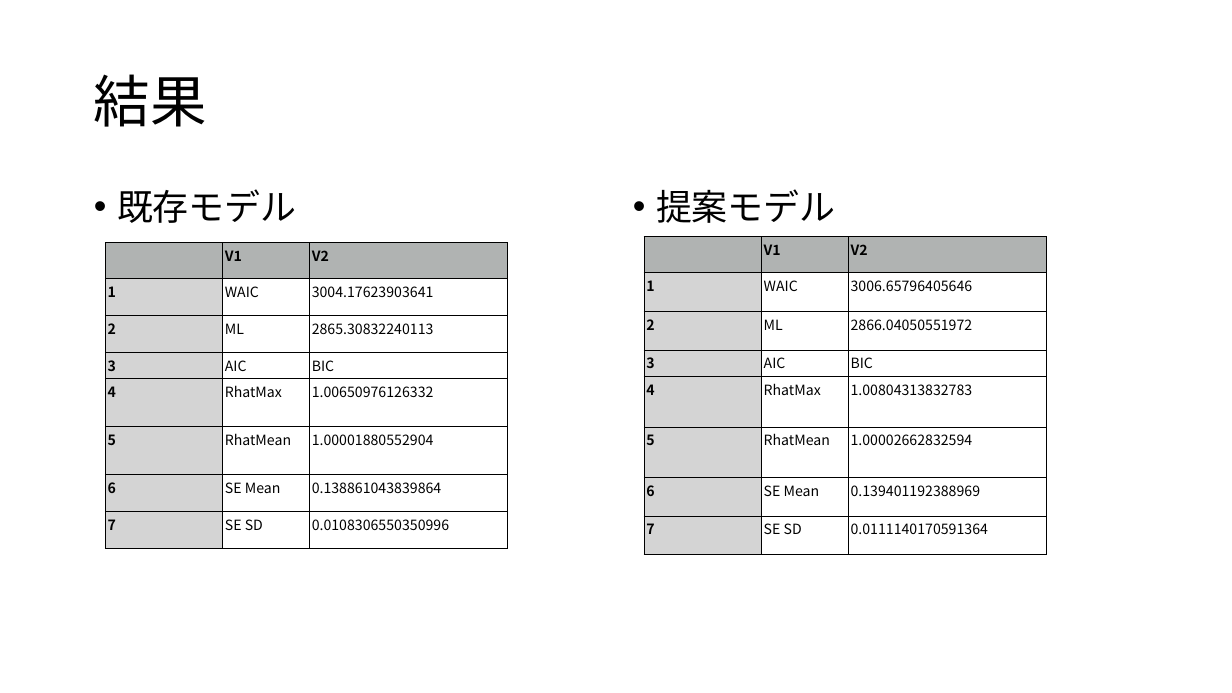
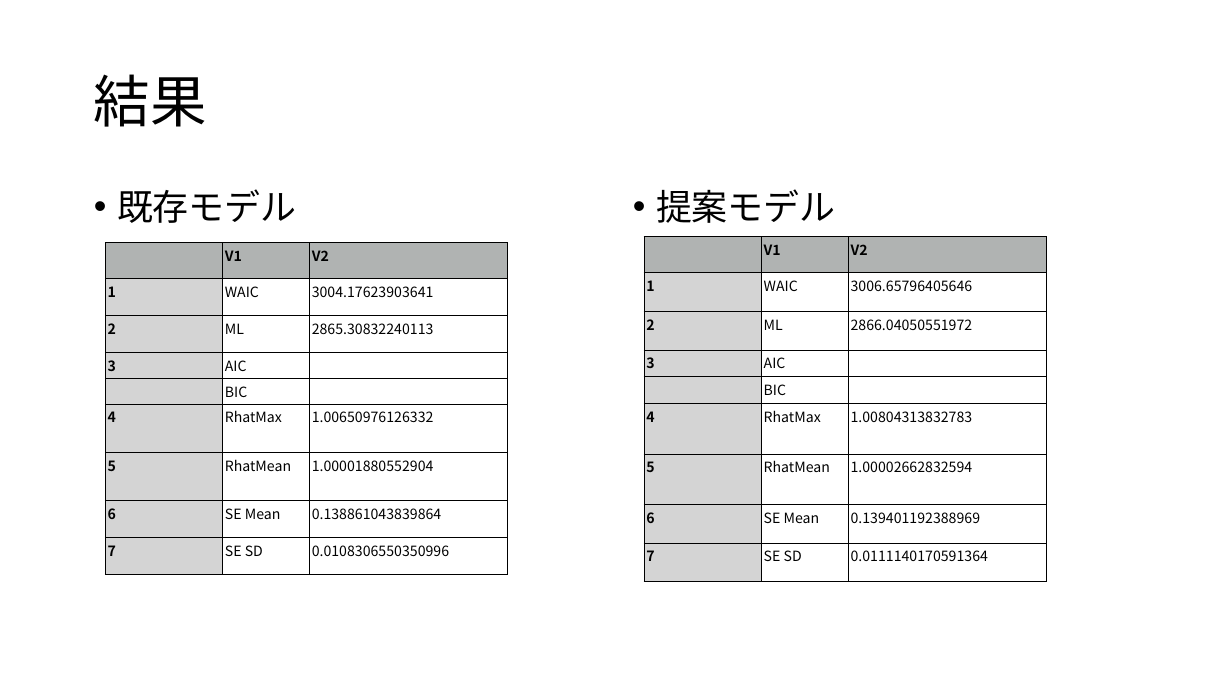
Before and after one commit to Mayu925/lab, a slide deck: slide 3 of ゼミ0629.pptx. Drawn at 1232x693 pixels with LibreOffice and Linux fonts; fonts in the diff are those of the drawing. Boxes give left, top, right and bottom in pixels: in the first picture for what was removed or moved away, otherwise in the second. Text is boxed around its words. In the diff, an @@ line names an element or a change of style, - is before the commit and + after.

```diff
--- a/ゼミ0629.pptx
+++ b/ゼミ0629.pptx
@@ table at (644, 237, 1047, 584) @@
-row 4: 3 | AIC | BIC
+row 4: 3 | AIC | 
+row 5:  | BIC | 
@@ table at (105, 242, 508, 577) @@
-row 4: 3 | AIC | BIC
+row 4: 3 | AIC | 
+row 5:  | BIC | 
```
Also in this commit, not shown: 1 other slide changed, 1 slide added, 19 other files.
